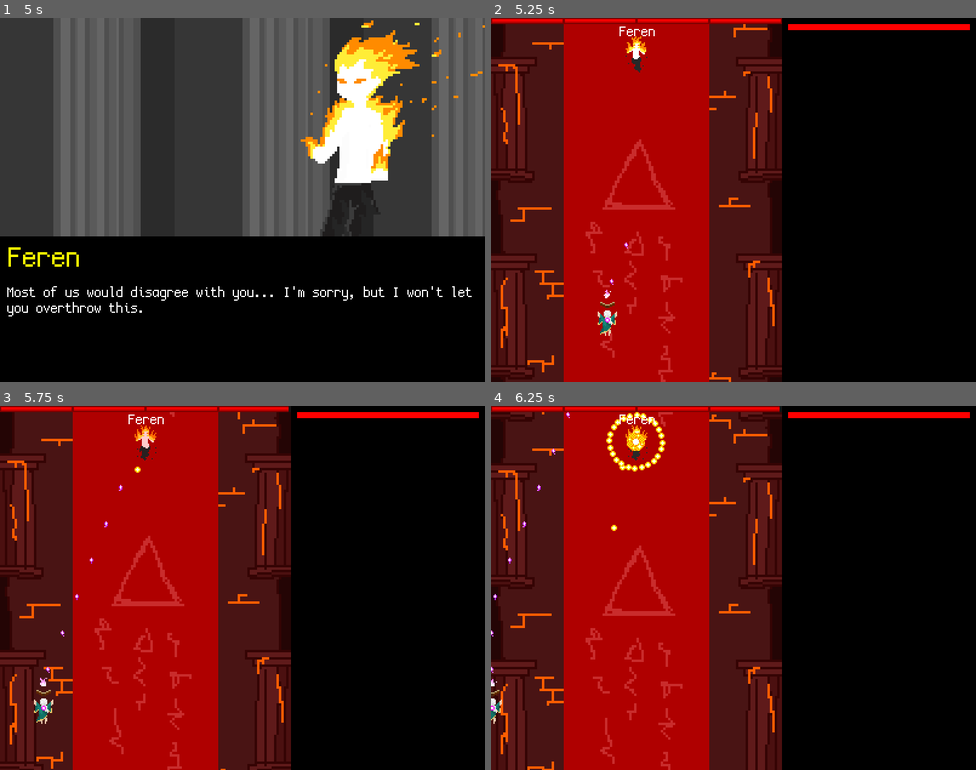
Above: before the commit, frames 1-4 (two rows, left to right).
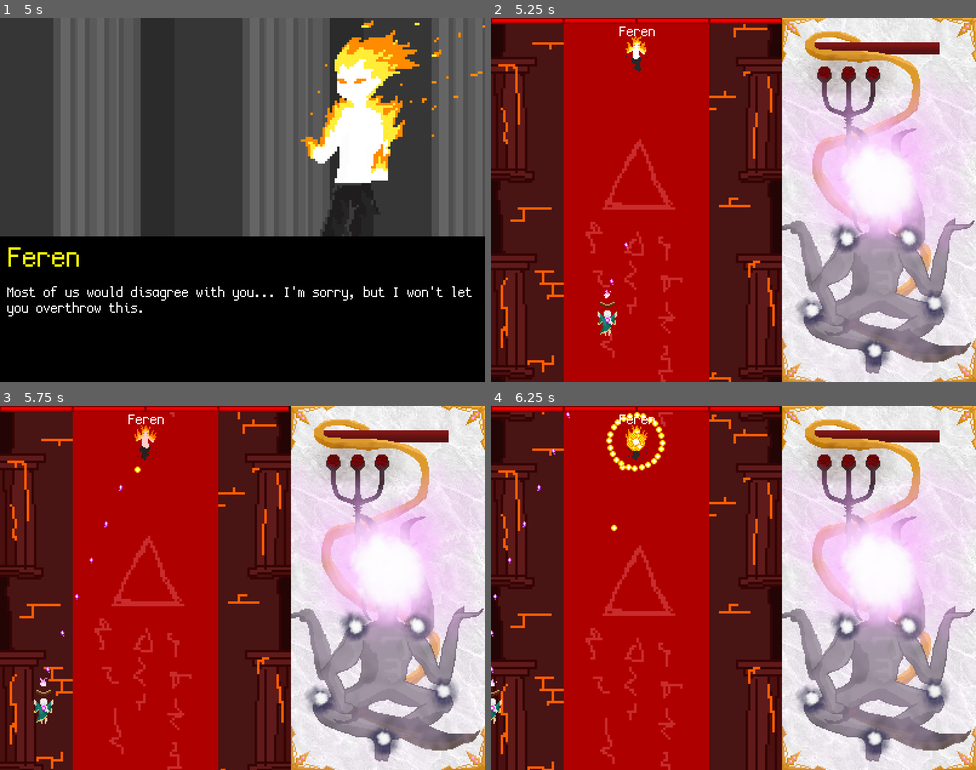
Above: after the commit, the same moments.

Repository: Voltinus/rimu
Game: Godot game, scene res://levels/LanguageSelector/LanguageSelector.tscn
The game is run twice, just before and just after one commit, with the same random seed, the same clock (stepped at 60 frames per second) and the same inputs.
Inputs (mouse positions are in pixels of both pictures, inside the frame that each line leads up to):
- Up to frame 1 (5 s): click (242, 152) at 0.5 s; click "New game" at 1.25 s; tap Enter (dialogue_skip) at 2, 3.5 s; hold D (move_right) 2.03-2.78 s; tap Space at 2.75, 4.25 s; hold S (move_down) 2.78-3.53 s; hold D (move_right) 3.53-4.28 s; hold W (move_up) from 4.28 s (still down)
- Up to frame 2 (5.25 s): tap Enter (dialogue_skip) at 5 s; release W (move_up) at 5.03 s; hold A (move_left) from 5.03 s (still down)
- Up to frame 3 (5.75 s): keep holding A (move_left)
- Up to frame 4 (6.25 s): keep holding A (move_left)

Frame 1 is identical in both runs. In frame 2, 40% of the frame differs, in the area x 60-100%, y 0-100%; in frame 3, 40%; in frame 4, 40%.

Commit message:
Added some typing

Diff:
--- a/templates/Level/Level.gd
+++ b/templates/Level/Level.gd
@@ -1,7 +1,7 @@
 extends Node2D
 
 
-var _element
+var _element: String
 
 
 var Scroll = preload("res://objects/Scroll/Scroll.tscn")
@@ -20,7 +20,7 @@
 		yield(get_tree().create_timer(0.05), "timeout")
 	_scroll_bounce(node)
 
-func _scroll_bounce(node):
+func _scroll_bounce(node: Scroll):
 	while true:
 		for _i in range(3):
 			node.position.y -= 1
@@ -37,7 +37,7 @@
 func _on_Enemy_died():
 	($ScrollingBackground as ScrollingBackground).stop_scrolling()
 	yield(get_tree().create_timer(2), "timeout")
-	var node = Scroll.instance()
+	var node: Scroll = Scroll.instance()
 	node.init(_element)
 	node.position = ($Game/Enemy as Enemy).position
 	$Game.add_child(node)
@@ -45,5 +45,4 @@
 
 
 func _on_Player_hitted(hp_left):
-	var max_width = ($GUI/PlayerStats/HPBarBackground as ColorRect).rect_size.x
-	($GUI/PlayerStats/HPBarBackground/HPBar as ColorRect).rect_size.x = hp_left * max_width
+	($GUI/PlayerStats/HPBar as Sprite).scale.x = int(hp_left * 103)
--- a/templates/Level/Level.tscn
+++ b/templates/Level/Level.tscn
@@ -7,6 +7,9 @@
 [ext_resource path="res://actors/Enemy/Enemy.tscn" type="PackedScene" id=5]
 [ext_resource path="res://templates/Level/GUI.gd" type="Script" id=6]
 [ext_resource path="res://templates/Level/hp_bar.png" type="Texture" id=7]
+[ext_resource path="res://gui/gui.png" type="Texture" id=8]
+[ext_resource path="res://gui/gui_hp.png" type="Texture" id=9]
+[ext_resource path="res://gui/gui_addon_hp.png" type="Texture" id=10]
 
 [sub_resource type="LineShape2D" id=1]
 normal = Vector2( 1, 0 )
@@ -95,29 +98,26 @@
 
 [node name="PlayerStats" type="Control" parent="GUI"]
 margin_left = 240.0
-margin_right = 320.0
-margin_bottom = 150.0
+margin_right = 400.0
+margin_bottom = 300.0
 __meta__ = {
 "_edit_use_anchors_": false
 }
 
-[node name="HPBarBackground" type="ColorRect" parent="GUI/PlayerStats"]
-margin_left = 5.0
-margin_top = 5.0
-margin_right = 155.0
-margin_bottom = 10.0
-color = Color( 0.0784314, 0.0784314, 0.0784314, 1 )
-__meta__ = {
-"_edit_use_anchors_": false
-}
+[node name="GUIBackground" type="Sprite" parent="GUI/PlayerStats"]
+texture = ExtResource( 8 )
+centered = false
 
-[node name="HPBar" type="ColorRect" parent="GUI/PlayerStats/HPBarBackground"]
-margin_right = 150.0
-margin_bottom = 5.0
-color = Color( 1, 0, 0, 1 )
-__meta__ = {
-"_edit_use_anchors_": false
-}
+[node name="HPBar" type="Sprite" parent="GUI/PlayerStats"]
+position = Vector2( 27, 20 )
+scale = Vector2( 103, 1 )
+texture = ExtResource( 9 )
+centered = false
+
+[node name="HPBarOverlay" type="Sprite" parent="GUI/PlayerStats"]
+position = Vector2( 27, 24 )
+texture = ExtResource( 10 )
+centered = false
 [connection signal="hitted" from="Game/Player" to="." method="_on_Player_hitted"]
 [connection signal="died" from="Game/Enemy" to="Game/Player" method="_on_Enemy_died"]
 [connection signal="died" from="Game/Enemy" to="." method="_on_Enemy_died"]
Not shown: 1 places in templates/Level/Level.tscn that only renumber resources
